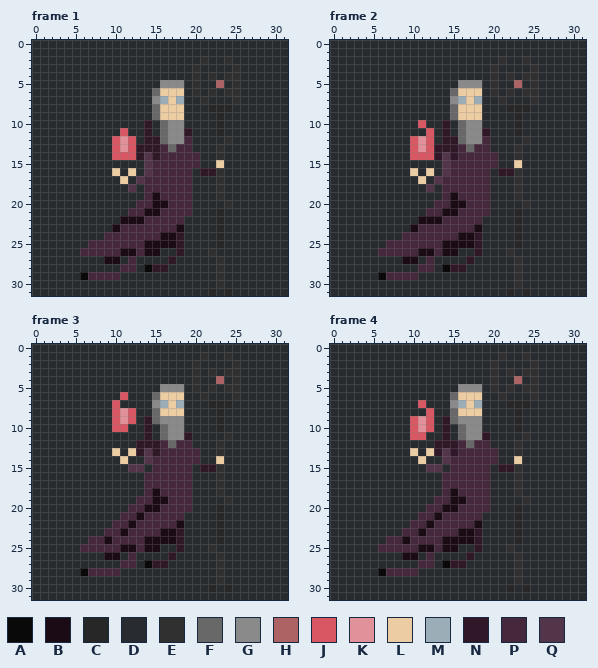
Two states of a pixel-art file, SkeletonSlayerUnity/Assets/ASSETS_ROOT/animations/mainchar_new/mainchar.aseprite. Above, as it was before the edit.
32x32 pixels, 8 frames. Shown: frame 1, frame 2, frame 3, frame 4. The commit also changed other frames, which this record leaves out.
Palette (. is transparent): A #090909  B #1a0b15  C #272727  D #282b30  E #303030  F #686868  G #8a8a8a  H #ad6363  J #d95763  K #e19199  L #ebcca3  M #9badb7  N #301828  P #45283c  Q #523549
New version:
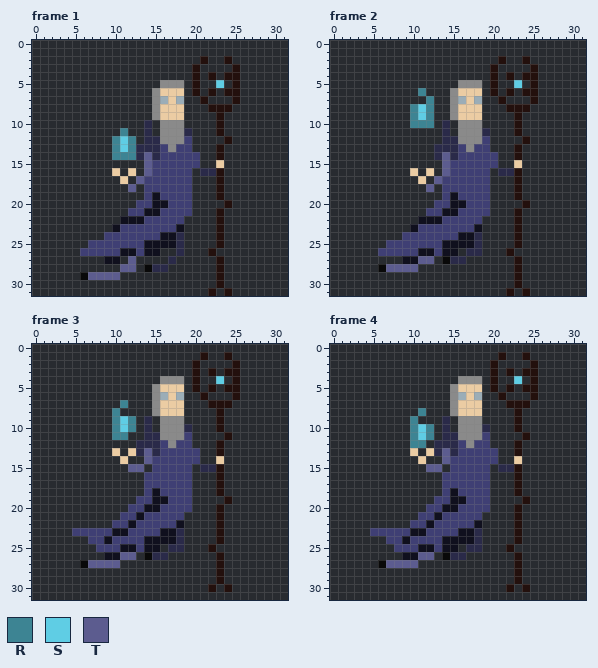
Colours new in this view: R #3d8493  S #5fcde4  T #5c5c8f
The author wrote: push mage rework
From old to new:
colour B: #1a0b15 -> #10101e
colour E: #303030 -> #23100d
colour N: #301828 -> #2a2a49
colour P: #45283c -> #3f3f74
Changed rows in their new state; - is a pixel that keeps its letter.
Frame 1, layer "Mage":
first column x 7:
 5 ----------------S-
 6 --------G---------
 8 --------G------EEE
 9 --------G-------E-
10 ---------G------E-
11 ----R----G------E-
12 ---RSR---G--------
13 ---RSR----G-------
14 ---RRR-T----------
15 -------T----------
16 -------T----------
17 ------T-----------
18 -----T------------
21 ----------------E-
22 ----------------E-
23 ----------------E-
24 ----------------E-
25 ----------------E-
27 -----T------------
28 ----TT------------
29 TTTT--------------
31 ---------------E-E
Frame 2, layer "Mage":
first column x 6:
 5 -----------------S-
 6 -----R---G---------
 7 ------R------------
 8 ----RSR--G------EEE
 9 ----RSR--G-------E-
10 ----RRR---G------E-
11 ------D---G------E-
12 ----DDD---G--------
13 ----DDD----G-------
14 ----DDD-T----------
15 --------T----------
16 --------T----------
17 -------T-----------
18 ------T------------
21 -----------------E-
22 -----------------E-
23 -----------------E-
24 -----------------E-
25 -----------------E-
26 -----------N-------
27 -----TT-ANND-------
28 ATTTTDD-DDD--------
29 DDDDD--------------
31 ----------------E-E
Frame 3, layer "Mage":
first column x 10:
 4 ------GGG----S-
 5 -----GLLL------
 6 -D---GM-M------
 7 DR----L-L---EEE
 8 RDD--G-------E-
 9 RSR--D-------E-
10 RSR---G--N---E-
11 RR---NG--P-----
12 -------G-------
13 ----T----------
14 ----T----------
15 --TT-----------
first column x 5:
20 ------------------E-
21 ------------------E-
22 ------------------E-
23 PPPP-B------------E-
24 ------------------E-
25 -DD---------N-------
26 ------TT-ANND-------
27 -ATTTTDD-DDD--------
28 -DDDDD--------------
30 -----------------E-E
Frame 4, layer "Mage":
first column x 10:
 4 ------GGG----S-
 5 -----GLLL------
 6 -----GM-M------
 7 -D----L-L---EEE
 8 -RD--G-------E-
 9 RDD--D-------E-
10 RSR---G--N---E-
11 RSR--NG--P-----
12 RR-----G-------
13 ----T----------
14 ----T----------
15 --TT-----------
first column x 5:
20 ------------------E-
21 ------------------E-
22 ------------------E-
23 PPPP-B------------E-
24 ------------------E-
25 -DD---------N-------
26 ------TT-ANND-------
27 -ATTTTDD-DDD--------
28 -DDDDD--------------
30 -----------------E-E
Where, in picture pixels (left, top, right, bottom), the same in both pictures:
changed: (80, 56, 240, 296)
changed: (378, 56, 538, 296)
changed: (72, 352, 240, 592)
changed: (370, 352, 538, 592)
